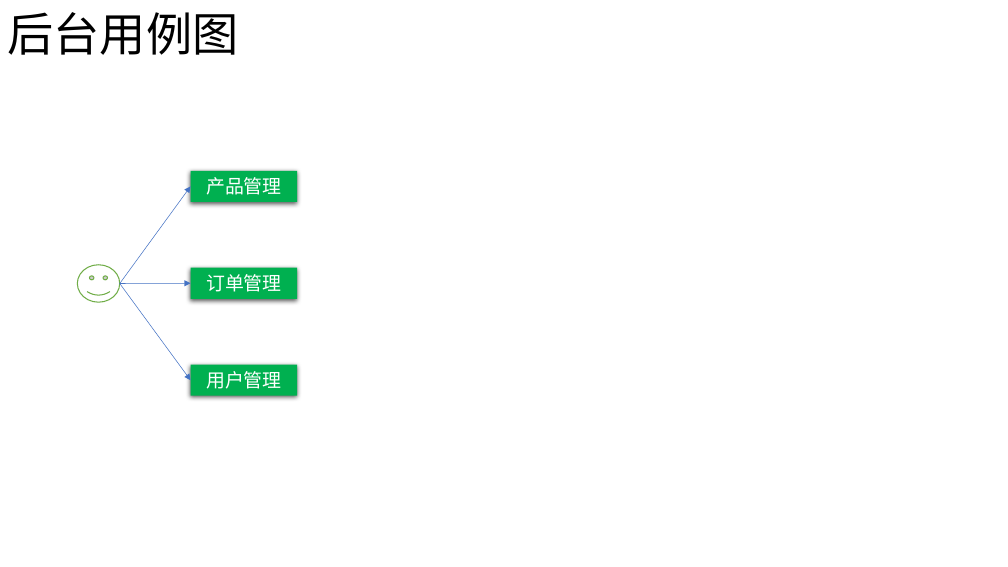
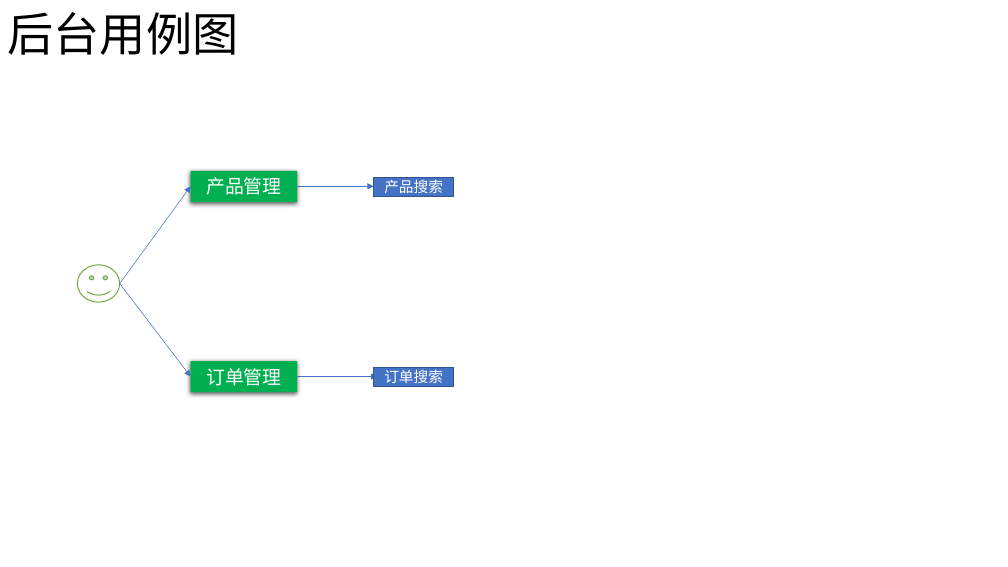
Before and after one commit to n490808114/Java_Shopping_System, a slide deck: slide 10 of Shop Web.pptx (slide 3 before the commit). Drawn at 1008x567 pixels with LibreOffice and Linux fonts; fonts in the diff are those of the drawing. Boxes give left, top, right and bottom in pixels: in the first picture for what was removed or moved away, otherwise in the second. Text is boxed around its words. In the diff, an @@ line names an element or a change of style, - is before the commit and + after.

Commit message:
add 前后台分离:前台用户界面，后台管理界面 前后端分离:前端angular 后端java

```diff
--- a/Shop Web.pptx
+++ b/Shop Web.pptx
@@ rectangle added at [374, 178, 454, 197], fill #4472C4, outline #325491 1 pt, 14 pt, text #FFFFFF @@
+产品搜索
@@ arrow added from (297, 186) to (374, 186), #4472C4 0.5 pt @@
@@ arrow moved from (119, 284) - (191, 284) to (119, 284) - (191, 377) @@
@@ arrow removed from (119, 284) to (191, 380) @@
@@ rectangle "订单管理": place and size @@
-rectangle "订单管理" at [191, 268, 297, 299]
+rectangle "订单管理" at [191, 361, 297, 392]
@@ rectangle removed at [191, 364, 297, 395] @@
-用户管理
@@ arrow added from (297, 377) to (377, 377), #4472C4 0.5 pt @@
@@ rectangle added at [374, 368, 454, 386], fill #4472C4, outline #325491 1 pt, 14 pt, text #FFFFFF @@
+订单搜索
```
Also in this commit, not shown: 1 other slide changed, 2 other files.
